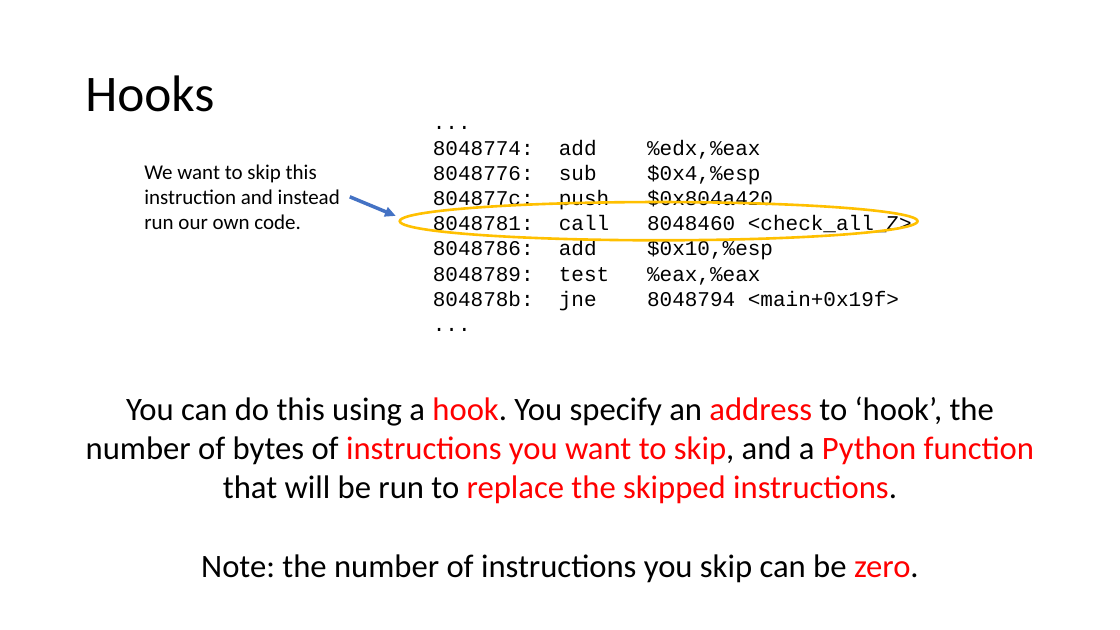
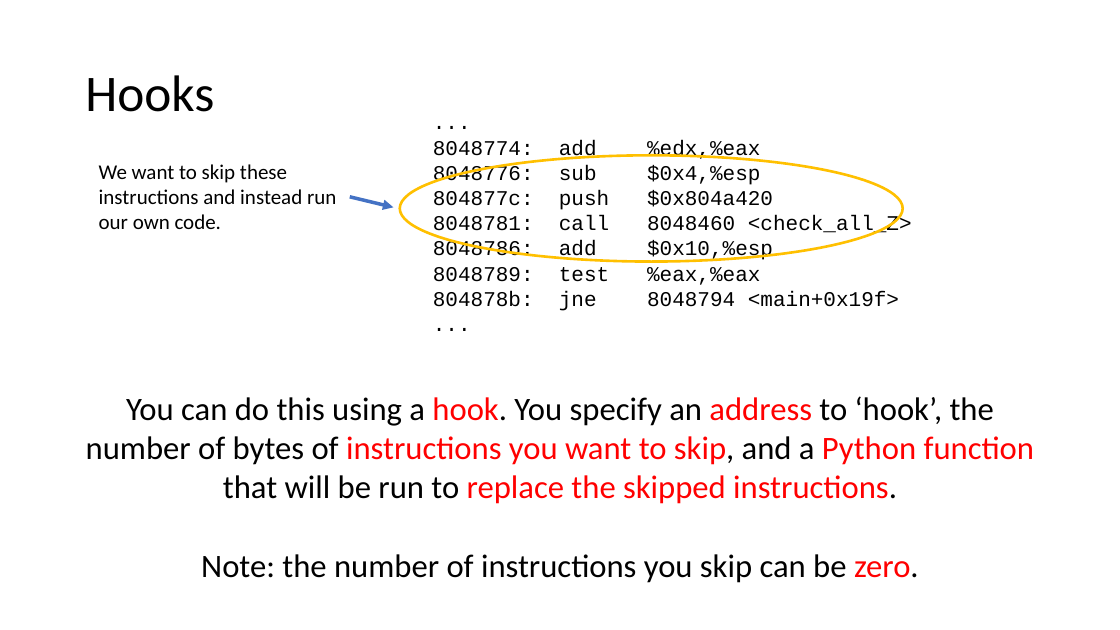
Before and after one commit to jakespringer/angr_ctf, a slide deck: slide 75 of SymbolicExecution.pptx (slide 65 before the commit). Drawn at 1120x630 pixels with LibreOffice and Linux fonts; fonts in the diff are those of the drawing. Boxes give left, top, right and bottom in pixels: in the first picture for what was removed or moved away, otherwise in the second. Text is boxed around its words. In the diff, an @@ line names an element or a change of style, - is before the commit and + after.

Commit message:
Updated presentation

```diff
--- a/SymbolicExecution.pptx
+++ b/SymbolicExecution.pptx
@@ text at <box>99,164,336,229</box>: text changed @@
-We want to skip this instruction and instead run our own code.
+We want to skip these instructions and instead run our own code.
@@ ellipse: place and size @@
-ellipse at <box>400,202,918,241</box>
+ellipse at <box>400,155,903,261</box>
@@ arrow moved from (350, 197) - (396, 216) to (350, 197) - (393, 208) @@
```
Also in this commit, not shown: 21 slides added, 1 slide removed.
